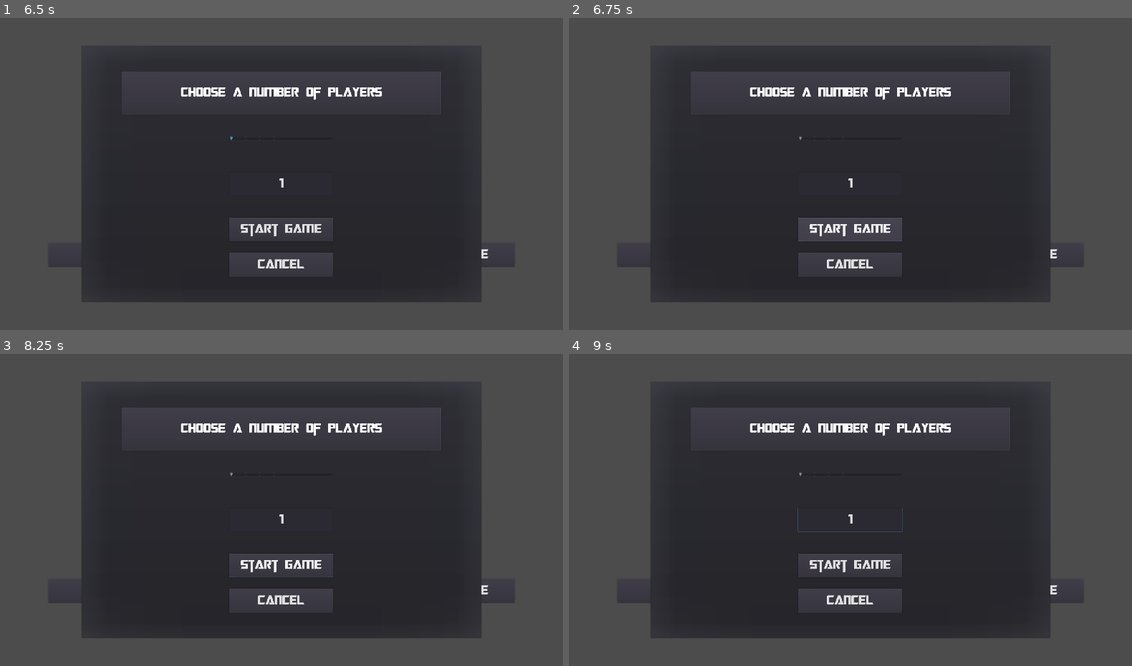
Above: before the commit, frames 1-4 (two rows, left to right).
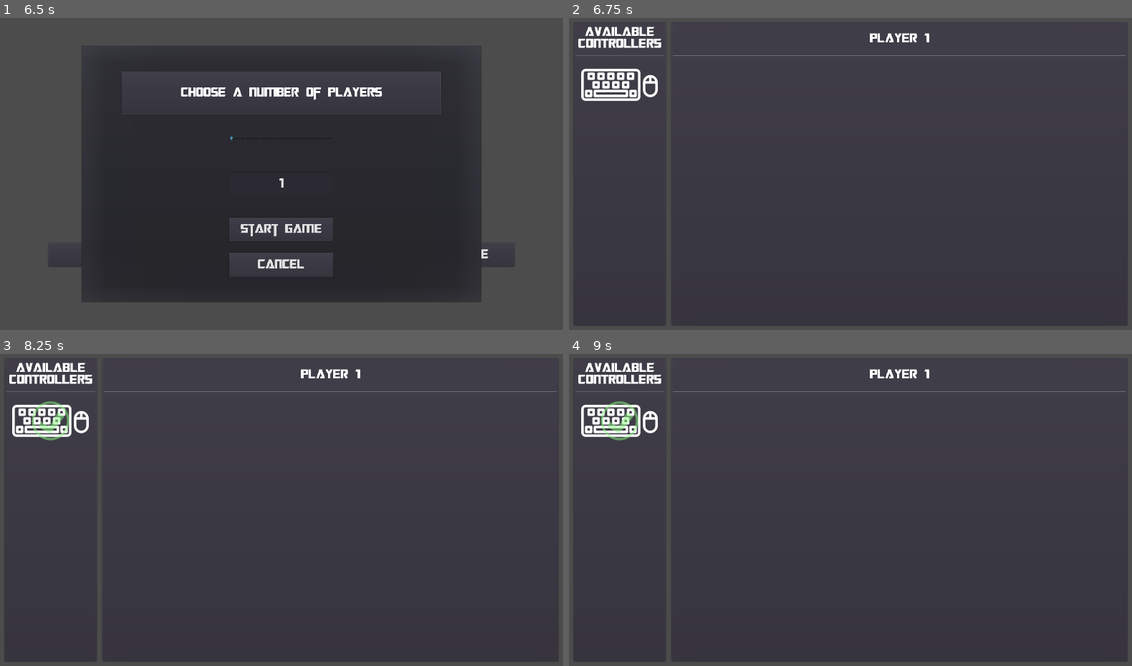
Above: after the commit, the same moments.

Repository: Reituag/DiscoBowl
Game: Godot game, scene res://Sources/UI/Menus/MainMenu.tscn
Same seed, same stepped clock (60 frames per second), same inputs: the game is played once before the commit and once after it. This scene is started directly instead of the project's main scene.
Inputs (mouse positions are in pixels of both pictures, inside the frame that each line leads up to):
- Up to frame 1 (6.5 s): click "Local Game" at 0.5 s; click "Cancel" at 1.25 s; click "Multiplayer Game" at 2 s; move the mouse to (405, 158) at 2.77 s; hold Right (ui_right) 2.78-3.53 s; tap Z at 2.85 s; click (405, 158) at 2.92 s; move the mouse to (168, 189) at 3.52 s; hold Down 3.53-4.28 s; tap Q at 3.6, 5.1, 5.85 s; tap Enter (ui_accept) at 4.25, 5.75, 6.02 s; move the mouse to (337, 102) at 4.27 s; hold Right (ui_right) 4.28-5.03 s; tap Space at 4.35 s; move the mouse to (253, 239) at 5.02 s; hold Up 5.03-5.78 s; click (253, 239) at 5.17 s; move the mouse to (456, 220) at 5.77 s; hold Left (ui_left) from 5.78 s (still down)
- Up to frame 2 (6.75 s): release Left (ui_left) at 6.5 s; click "Start Game" at 6.5 s
- Up to frame 3 (8.25 s): click (281, 566) at 7.25 s, where only the run before the commit has a clickable "Start Game"; tap Enter (ui_accept) at 8 s; move the mouse to (106, 463) at 8.02 s; hold Left (ui_left) from 8.03 s (still down); tap Space at 8.1 s
- Up to frame 4 (9 s): tap Enter (ui_accept) at 8.27, 8.75 s; move the mouse to (878, 510) at 8.77 s; release Left (ui_left) at 8.78 s; hold Down from 8.78 s (still down); tap Z at 8.85 s; click (878, 510) at 8.92 s

Frame 1 is identical in both runs. In frame 2, 4.1% of the frame differs, in the area x 1-99%, y 2-92%; in frame 3, 4.2%; in frame 4, 4.3%.

Commit message:
Transition from mainmenu to charselectmenu on local game
Addition of a transition from main menu to char select menu when selecting and configurating a local game

Diff:
--- /dev/null
+++ b/Project/Sources/Global.gd
@@ -0,0 +1,14 @@
+extends Node
+
+# Number of players
+var nb_players = 4;
+
+
+# Called when the node enters the scene tree for the first time.
+func _ready():
+	pass # Replace with function body.
+
+
+# Called every frame. 'delta' is the elapsed time since the previous frame.
+#func _process(delta):
+#	pass
--- a/Project/Sources/UI/CharacterSelection/CharSelect_Menu.gd
+++ b/Project/Sources/UI/CharacterSelection/CharSelect_Menu.gd
@@ -22,9 +22,6 @@
 #   'j2' : {'col' :0, 'locked' : false} }
 var ctrlers_coord = {}
 
-# Number of Players.
-# Defines the number of columns in addition of the controllers list
-export var nb_players = 4
 # Each player column has a VBox in order to receive the controller indicators
 # These Vboxes are listed in this variable
 var player_lists = []
@@ -36,7 +33,7 @@
 	var nb_ctrlers = Input.get_connected_joypads().size()
 
 	# Menu configuration given the number of players
-	for i in nb_players:
+	for i in Global.nb_players:
 		# Addition of a character_selection widget
 		var charSelect = char_selec.instance()
 		charSelect.character_name = "Player {n}".format({'n':i+1})
@@ -69,7 +66,7 @@
 	ctrlers_coord[index] = {'col':0, 'locked':false}
 
 	# Other columns, number of player dependant and hidden icons
-	for j in nb_players:
+	for j in Global.nb_players:
 		create_ctrl_indic(index, is_keyboard, true, player_lists[j].get_list())
 
 # Function allowing to create a controller indicator, configurate it and add it
@@ -133,7 +130,7 @@
 	if not coord['locked']:
 		ui_matrix[index][coord['col']].is_empty = true
 		# Show new position & memorize
-		coord['col'] = (coord['col']+mvt)%(nb_players+1)
+		coord['col'] = (coord['col']+mvt)%(Global.nb_players+1)
 		ctrlers_coord[index] = coord
 		ui_matrix[index][coord['col']].is_empty = false
 
--- a/Project/Sources/UI/CharacterSelection/CharSelect_Menu.tscn
+++ b/Project/Sources/UI/CharacterSelection/CharSelect_Menu.tscn
@@ -1,11 +1,7 @@
-[gd_scene load_steps=4 format=2]
+[gd_scene load_steps=3 format=2]
 
-[ext_resource path="res://Art/Fonts/Transformers Movie.ttf" type="DynamicFontData" id=1]
+[ext_resource path="res://Art/game_theme.tres" type="Theme" id=1]
 [ext_resource path="res://Sources/UI/CharacterSelection/CharSelect_Menu.gd" type="Script" id=3]
-
-[sub_resource type="DynamicFont" id=1]
-size = 48
-font_data = ExtResource( 1 )
 
 [node name="CharSelect_Menu" type="ScrollContainer"]
 anchor_right = 1.0
@@ -57,7 +53,7 @@
 grow_vertical = 2
 size_flags_horizontal = 3
 size_flags_vertical = 1
-custom_fonts/font = SubResource( 1 )
+theme = ExtResource( 1 )
 text = "Available
 Controllers"
 align = 1
--- a/Project/Sources/UI/Menus/MainMenu.gd
+++ b/Project/Sources/UI/Menus/MainMenu.gd
@@ -2,10 +2,10 @@
 
 var CharSelectMenu = preload("res://Sources/UI/CharacterSelection/CharSelect_Menu.tscn")
 
-# Memorization of the popup menu use to configurate the local game
+# Memorization of children
 onready var localPopup = $PopupLocal
-onready var nbPlayerTxt = $PopupLocal/VBoxContainer/LineEdit
-onready var nbplayerSlider = $PopupLocal/VBoxContainer/HSlider
+onready var nbLocalPlayerTxt = $PopupLocal/VBoxContainer/LocalNbPlayers
+onready var nbLocalPlayerSlider = $PopupLocal/VBoxContainer/LocalSlider
 
 ## Scene configuration ##
 func _ready():
@@ -26,13 +26,17 @@
 	var ok_str = "1_2_3_4_5_6_7_8"
 	# Ensures that the number of players is an integer in [1;8]
 	if (new_text in ok_str):
-		nbPlayerTxt.text = new_text
-		nbplayerSlider.value = float(new_text)
+		nbLocalPlayerTxt.text = new_text
+		nbLocalPlayerSlider.value = float(new_text)
 	else:
-		nbPlayerTxt.text = "2"
-		nbplayerSlider.value = 2.0
-
-
+		nbLocalPlayerTxt.text = "2"
+		nbLocalPlayerSlider.value = 2.0
 
 func _on_HSlider_value_changed(value):
-	nbPlayerTxt.text = String(value)
+	nbLocalPlayerTxt.text = String(value)
+
+func _on_LocalStart_pressed():
+	# Number of player configuration
+	Global.nb_players = int(nbLocalPlayerTxt.text)
+	# Change node to new menu
+	get_tree().change_scene_to(CharSelectMenu)
--- a/Project/Sources/UI/Menus/MainMenu.tscn
+++ b/Project/Sources/UI/Menus/MainMenu.tscn
@@ -118,7 +118,7 @@
 margin_bottom = 148.0
 size_flags_vertical = 3
 
-[node name="Label" type="Label" parent="PopupLocal/VBoxContainer/PanelContainer"]
+[node name="LocalTitle" type="Label" parent="PopupLocal/VBoxContainer/PanelContainer"]
 margin_left = 7.0
 margin_top = 56.0
 margin_right = 1068.0
@@ -129,7 +129,7 @@
 align = 1
 valign = 1
 
-[node name="HSlider" type="HSlider" parent="PopupLocal/VBoxContainer"]
+[node name="LocalSlider" type="HSlider" parent="PopupLocal/VBoxContainer"]
 margin_left = 362.0
 margin_top = 186.0
 margin_right = 712.0
@@ -147,7 +147,7 @@
 "_edit_use_anchors_": false
 }
 
-[node name="LineEdit" type="LineEdit" parent="PopupLocal/VBoxContainer"]
+[node name="LocalNbPlayers" type="LineEdit" parent="PopupLocal/VBoxContainer"]
 margin_left = 362.0
 margin_top = 339.0
 margin_right = 712.0
@@ -162,7 +162,7 @@
 "_edit_use_anchors_": false
 }
 
-[node name="Button" type="Button" parent="PopupLocal/VBoxContainer"]
+[node name="LocalStart" type="Button" parent="PopupLocal/VBoxContainer"]
 margin_left = 362.0
 margin_top = 492.0
 margin_right = 712.0
@@ -173,7 +173,7 @@
 theme = ExtResource( 1 )
 text = "Start Game"
 
-[node name="ButtonCancel" type="Button" parent="PopupLocal/VBoxContainer"]
+[node name="LocalCancel" type="Button" parent="PopupLocal/VBoxContainer"]
 margin_left = 362.0
 margin_top = 611.0
 margin_right = 712.0
@@ -185,6 +185,7 @@
 text = "Cancel"
 
 [connection signal="pressed" from="VBoxContainer/HBoxContainer/ButtonLocal" to="." method="_on_ButtonLocal_pressed"]
-[connection signal="value_changed" from="PopupLocal/VBoxContainer/HSlider" to="." method="_on_HSlider_value_changed"]
-[connection signal="text_changed" from="PopupLocal/VBoxContainer/LineEdit" to="." method="_on_LineEdit_text_changed"]
-[connection signal="pressed" from="PopupLocal/VBoxContainer/ButtonCancel" to="." method="_on_ButtonCancel_pressed"]
+[connection signal="value_changed" from="PopupLocal/VBoxContainer/LocalSlider" to="." method="_on_HSlider_value_changed"]
+[connection signal="text_changed" from="PopupLocal/VBoxContainer/LocalNbPlayers" to="." method="_on_LineEdit_text_changed"]
+[connection signal="pressed" from="PopupLocal/VBoxContainer/LocalStart" to="." method="_on_LocalStart_pressed"]
+[connection signal="pressed" from="PopupLocal/VBoxContainer/LocalCancel" to="." method="_on_ButtonCancel_pressed"]
--- a/Project/project.godot
+++ b/Project/project.godot
@@ -35,6 +35,10 @@
 config/name="DiscoBowl"
 run/main_scene="res://Sources/Main.tscn"
 config/icon="res://Art/Character/character_idle_0.png"
+
+[autoload]
+
+Global="*res://Sources/Global.gd"
 
 [display]
 
